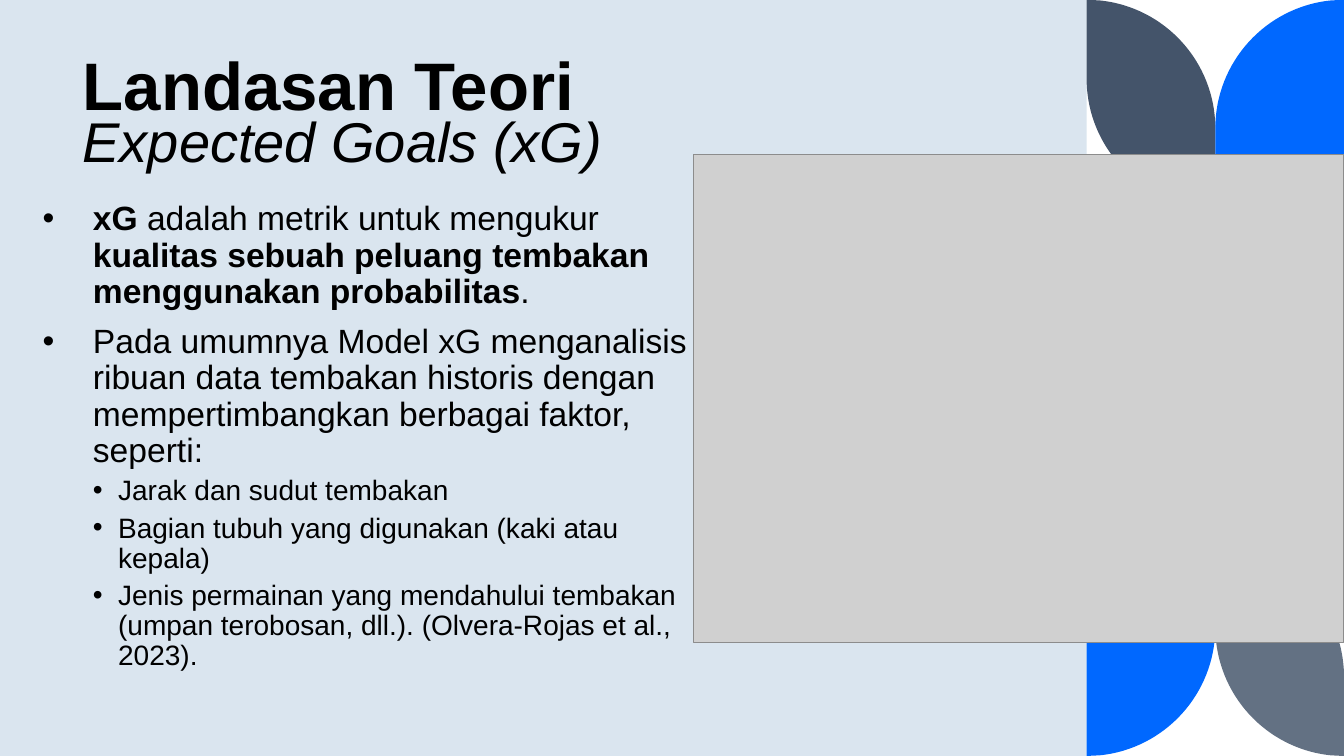
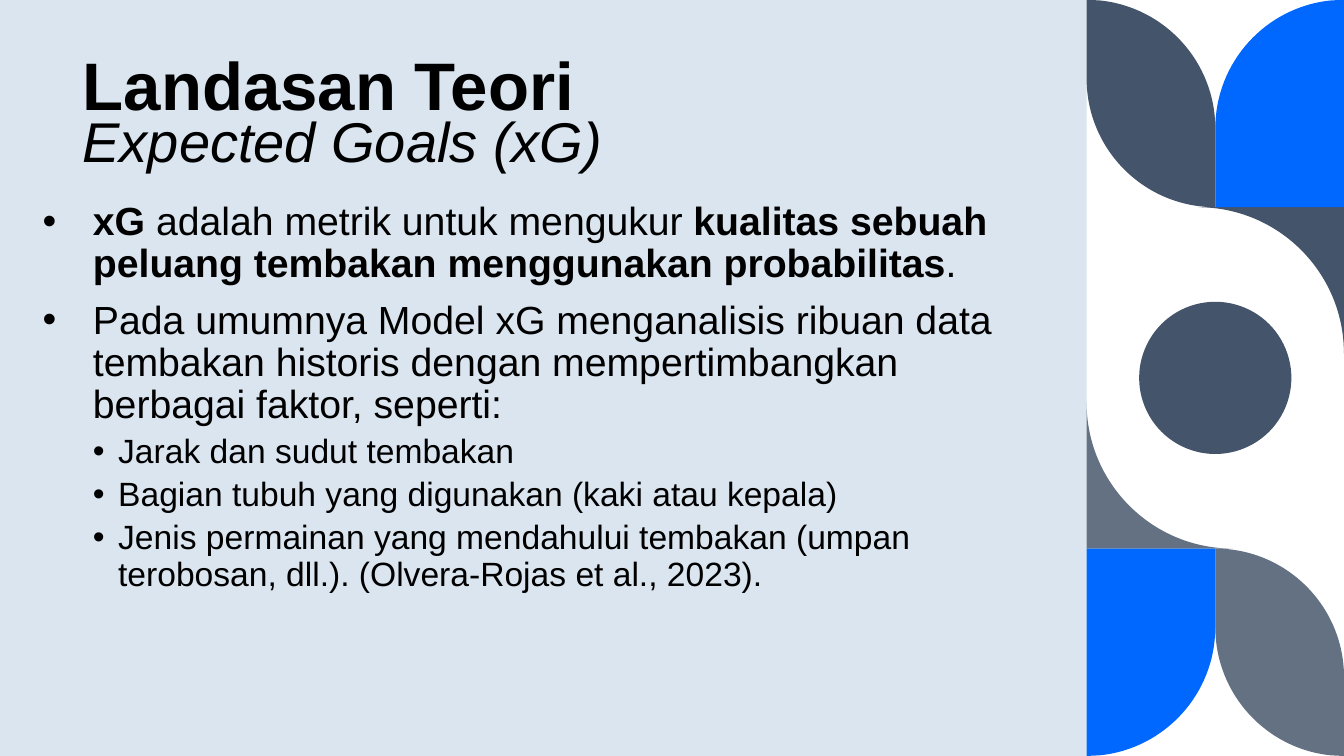
Before and after one commit to fadhilra101/skripsi, a slide deck: slide 11 of ppt/PPT SEMPRO FADHIL.pptx (slide 9 before the commit). Drawn at 1344x756 pixels with LibreOffice and Linux fonts; fonts in the diff are those of the drawing; grey boxes stand for pictures. Boxes give left, top, right and bottom in pixels: in the first picture for what was removed or moved away, otherwise in the second. Text is boxed around its words. In the diff, an @@ line names an element or a change of style, - is before the commit and + after.

```diff
--- a/ppt/PPT SEMPRO FADHIL.pptx
+++ b/ppt/PPT SEMPRO FADHIL.pptx
@@ picture removed at <box>694,154,1344,642</box> @@
@@ text "xG adalah metrik untuk mengukur ..." at <box>93,206,991,593</box>: size 24 to 28 pt in "xG adalah metrik untuk mengukur kualitas sebuah ...", "Pada umumnya Model xG menganalisis ribuan data ..."; size 20 to 24 pt in "Jarak dan sudut tembakan", "Bagian tubuh yang digunakan (kaki atau kepala)", "Jenis permainan yang mendahului tembakan (umpan terobosan, ..." @@
@@ ellipse added at <box>1139,301,1292,454</box>, fill #44546A @@
@@ freeform shape added at <box>1087,402,1233,548</box>, fill #637183 @@
```
Also in this commit, not shown: 4 other slides changed, 4 slides added, 1 other file.
